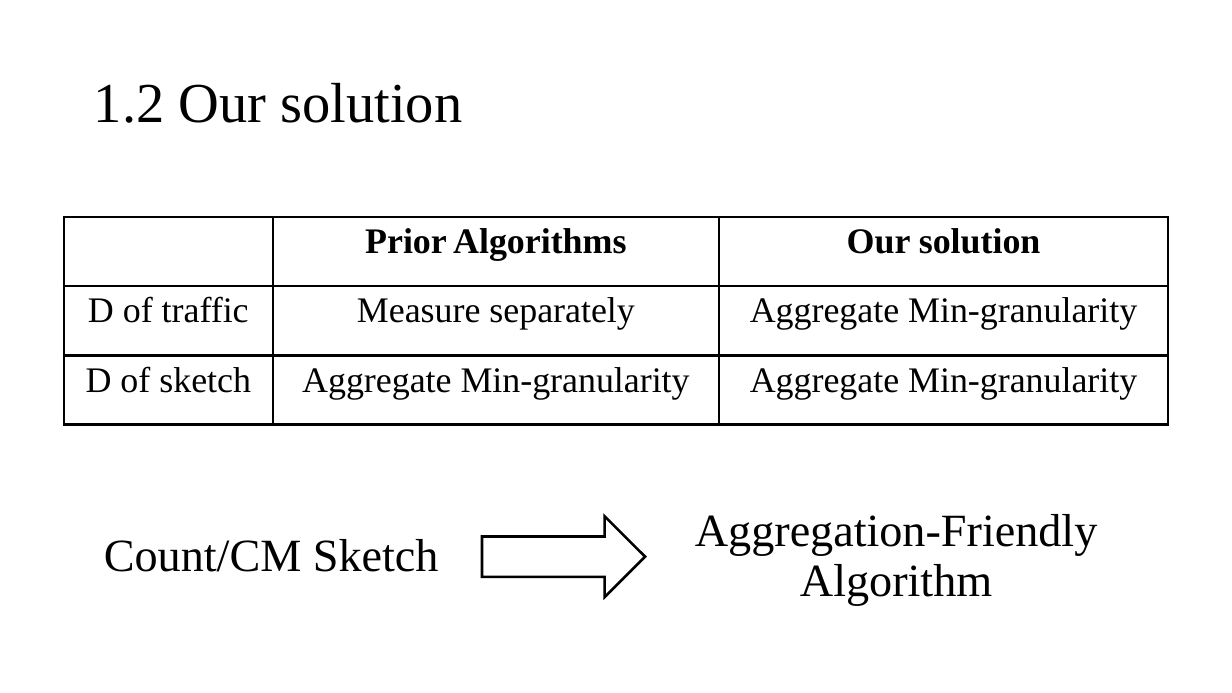
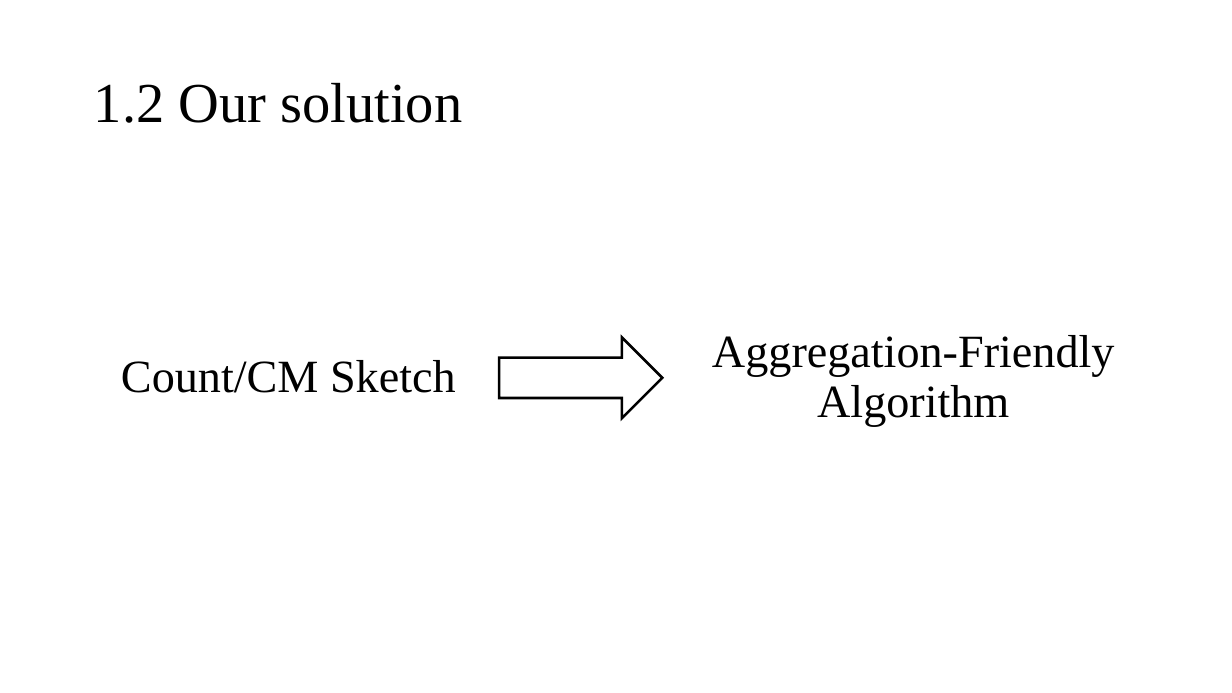
Before and after one commit to Lipox/Dimension, a slide deck: slide 9 of dimensions.pptx (slide 14 before the commit). Drawn at 1232x693 pixels with LibreOffice and Linux fonts; fonts in the diff are those of the drawing. Boxes give left, top, right and bottom in pixels: in the first picture for what was removed or moved away, otherwise in the second. Text is boxed around its words. In the diff, an @@ line names an element or a change of style, - is before the commit and + after.

```diff
--- a/dimensions.pptx
+++ b/dimensions.pptx
@@ table removed at [64, 217, 1168, 424], 3 rows, 3 columns @@
- | Prior Algorithms | Our solution
-D of traffic | Measure separately | Aggregate Min-granularity
-D of sketch | Aggregate Min-granularity | Aggregate Min-granularity
@@ text "Count/CM Sketch": place and size @@
-text "Count/CM Sketch" at [104, 539, 439, 572]
+text "Count/CM Sketch" at [121, 360, 456, 393]
@@ text "Aggregation-Friendly Algorithm": place and size @@
-text "Aggregation-Friendly Algorithm" at [695, 514, 1098, 605]
+text "Aggregation-Friendly Algorithm" at [712, 335, 1115, 427]
@@ right arrow: place and size @@
-right arrow at [482, 517, 646, 597]
+right arrow at [499, 337, 663, 418]
```
Also in this commit, not shown: 6 other slides changed, 2 slides added, 8 slides removed.
